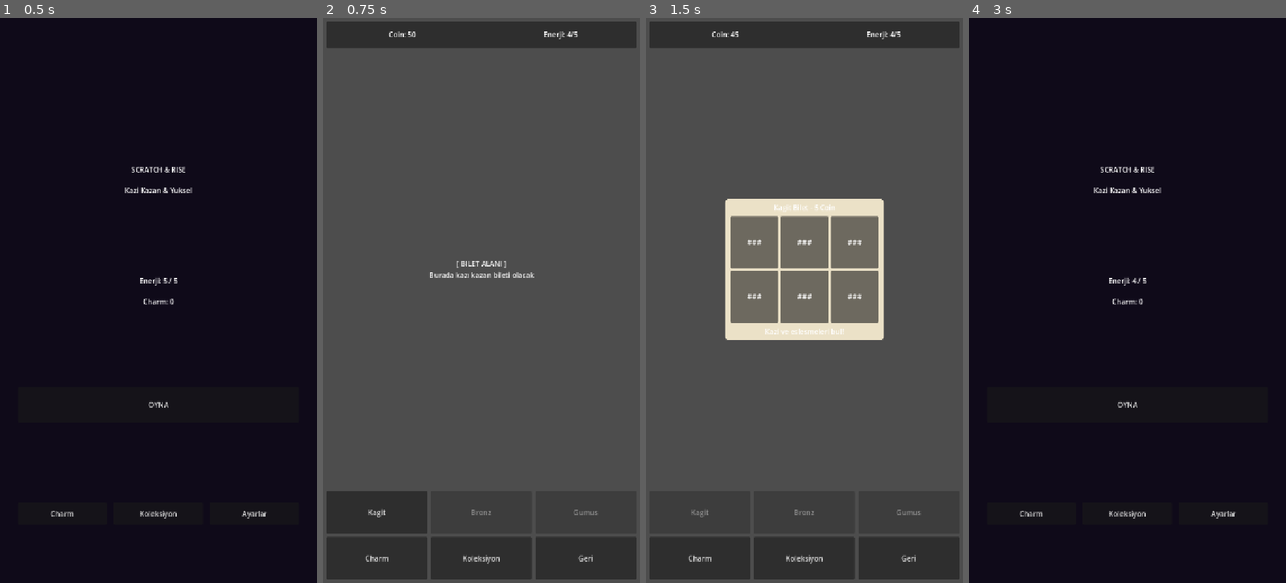
Above: before the commit, frames 1-4 (left to right).
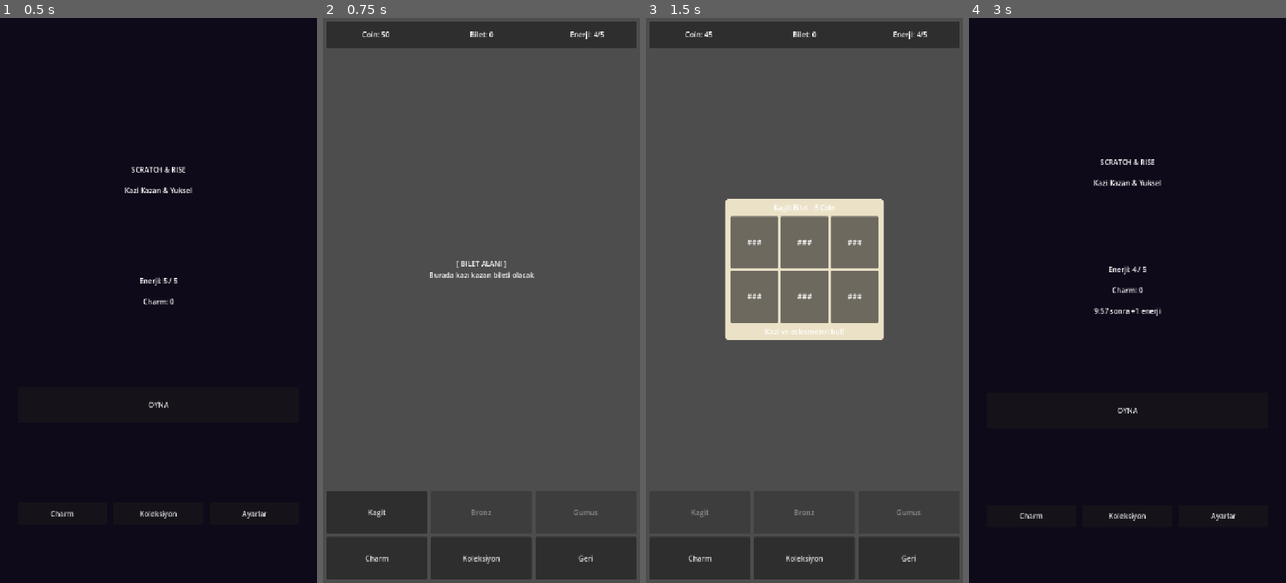
Above: after the commit, the same moments.

Repository: BYGGOLDENSTONE/scratch-and-rise-mobile
Game: Godot game, scene res://scenes/screens/MainMenu.tscn
The game is run twice, just before and just after one commit, with the same random seed, the same clock (stepped at 60 frames per second) and the same inputs.
Inputs:
- Up to frame 1 (0.5 s): no input
- Up to frame 2 (0.75 s): click "OYNA" at 0.5 s
- Up to frame 3 (1.5 s): click "Kagit" at 1.25 s
- Up to frame 4 (3 s): click "Geri" at 2 s; click "ANA MENU" at 2.75 s

Frame 1 is identical in both runs. In frame 2, 0.3% of the frame differs, in the area x 12-89%, y 2-4%; in frame 3, 0.3%; in frame 4, 1.3%, in the area x 16-84%, y 25-89%.

Commit message:
[M4] Enerji & Tur: yenilenme sayaci, bilet sayaci, round_end fix, coin uyarisi
Co-Authored-By: Claude Opus 4.6 <noreply@anthropic.com>

Diff:
--- a/scenes/main/Main.tscn
+++ b/scenes/main/Main.tscn
@@ -43,6 +43,14 @@
 horizontal_alignment = 1
 vertical_alignment = 1
 
+[node name="TicketCountLabel" type="Label" parent="UILayer/UIRoot/VBox/TopBar/HBox"]
+unique_name_in_owner = true
+layout_mode = 2
+size_flags_horizontal = 3
+text = "Bilet: 0"
+horizontal_alignment = 1
+vertical_alignment = 1
+
 [node name="EnergyLabel" type="Label" parent="UILayer/UIRoot/VBox/TopBar/HBox"]
 unique_name_in_owner = true
 layout_mode = 2
@@ -63,6 +71,13 @@
 Burada kazı kazan bileti olacak"
 horizontal_alignment = 1
 vertical_alignment = 1
+
+[node name="WarningLabel" type="Label" parent="UILayer/UIRoot/VBox"]
+unique_name_in_owner = true
+layout_mode = 2
+visible = false
+text = "Coin yetersiz!"
+horizontal_alignment = 1
 
 [node name="BottomPanel" type="VBoxContainer" parent="UILayer/UIRoot/VBox"]
 layout_mode = 2
--- a/scripts/autoload/game_state.gd
+++ b/scripts/autoload/game_state.gd
@@ -40,6 +40,7 @@
 var total_coins_earned: int = 0
 var total_rounds_played: int = 0
 var best_round_coins: int = 0
+var last_round_earnings: int = 0
 
 
 func _ready() -> void:
@@ -79,6 +80,7 @@
 		return
 	in_round = false
 	var earned := coins
+	last_round_earnings = earned
 	total_coins_earned += earned
 	if earned > best_round_coins:
 		best_round_coins = earned
--- a/scripts/main/main.gd
+++ b/scripts/main/main.gd
@@ -8,12 +8,15 @@
 
 @onready var coin_label: Label = %CoinLabel
 @onready var energy_label: Label = %EnergyLabel
+@onready var ticket_count_label: Label = %TicketCountLabel
 @onready var ticket_area: CenterContainer = %TicketArea
 @onready var ticket_placeholder: Label = %TicketPlaceholder
 @onready var kagit_btn: Button = %Btn1
+@onready var warning_label: Label = %WarningLabel
 
 var current_ticket: PanelContainer = null
 var match_result_popup: PanelContainer = null
+var tickets_scratched: int = 0
 
 
 func _ready() -> void:
@@ -29,6 +32,7 @@
 func _update_ui() -> void:
 	coin_label.text = "Coin: %s" % GameState.format_number(GameState.coins)
 	energy_label.text = "Enerji: %d/%d" % [GameState.energy, GameState.MAX_ENERGY]
+	ticket_count_label.text = "Bilet: %d" % tickets_scratched
 
 
 func _on_coins_changed(_new_amount: int) -> void:
@@ -58,6 +62,7 @@
 	var price: int = TicketData.TICKET_CONFIGS["paper"]["price"]
 	if not GameState.spend_coins(price):
 		print("[Main] Coin yetersiz!")
+		_show_warning("Coin yetersiz!")
 		return
 
 	# Placeholder'i gizle, bilet olustur
@@ -101,6 +106,8 @@
 	if match_result_popup:
 		match_result_popup.queue_free()
 		match_result_popup = null
+	tickets_scratched += 1
+	ticket_count_label.text = "Bilet: %d" % tickets_scratched
 	_remove_current_ticket()
 
 
@@ -121,3 +128,13 @@
 func _update_ticket_buttons() -> void:
 	var price: int = TicketData.TICKET_CONFIGS["paper"]["price"]
 	kagit_btn.disabled = (current_ticket != null) or (GameState.coins < price)
+
+
+func _show_warning(text: String) -> void:
+	warning_label.text = text
+	warning_label.visible = true
+	warning_label.modulate.a = 1.0
+	var tw := create_tween()
+	tw.tween_interval(1.0)
+	tw.tween_property(warning_label, "modulate:a", 0.0, 0.5)
+	tw.tween_callback(func(): warning_label.visible = false)
--- a/scripts/screens/main_menu.gd
+++ b/scripts/screens/main_menu.gd
@@ -1,6 +1,6 @@
 extends Control
 
-## Ana menü ekranı. Enerji göstergesi, OYNA butonu.
+## Ana menü ekranı. Enerji göstergesi, yenilenme sayacı, OYNA butonu.
 
 @onready var energy_label: Label = %EnergyLabel
 @onready var charm_label: Label = %CharmLabel
@@ -15,15 +15,22 @@
 	print("[MainMenu] Ready — Energy: ", GameState.energy)
 
 
+func _process(_delta: float) -> void:
+	# Enerji tam degilse geri sayim goster
+	if GameState.energy < GameState.MAX_ENERGY:
+		var remaining: float = GameState.ENERGY_REGEN_SECONDS - GameState._energy_regen_accumulator
+		var mins: int = int(remaining) / 60
+		var secs: int = int(remaining) % 60
+		status_label.text = "%d:%02d sonra +1 enerji" % [mins, secs]
+		status_label.visible = true
+	else:
+		status_label.visible = false
+
+
 func _update_ui() -> void:
 	energy_label.text = "Enerji: %d / %d" % [GameState.energy, GameState.MAX_ENERGY]
 	charm_label.text = "Charm: %s" % GameState.format_number(GameState.charm_points)
 	play_button.disabled = GameState.energy <= 0
-	if GameState.energy <= 0:
-		status_label.text = "Enerji bekleniyor..."
-		status_label.visible = true
-	else:
-		status_label.visible = false
 
 
 func _on_energy_changed(_new_amount: int) -> void:
--- a/scripts/screens/round_end.gd
+++ b/scripts/screens/round_end.gd
@@ -11,9 +11,7 @@
 
 
 func _ready() -> void:
-	# GameState.round_ended sinyali Main'den tetiklenir,
-	# burada sadece sonuçları gösteriyoruz
-	_round_earnings = GameState.total_coins_earned  # Son turdan
+	_round_earnings = GameState.last_round_earnings
 	_update_ui()
 	print("[RoundEnd] Ready")
 
Not shown, changed: CLAUDE.md
